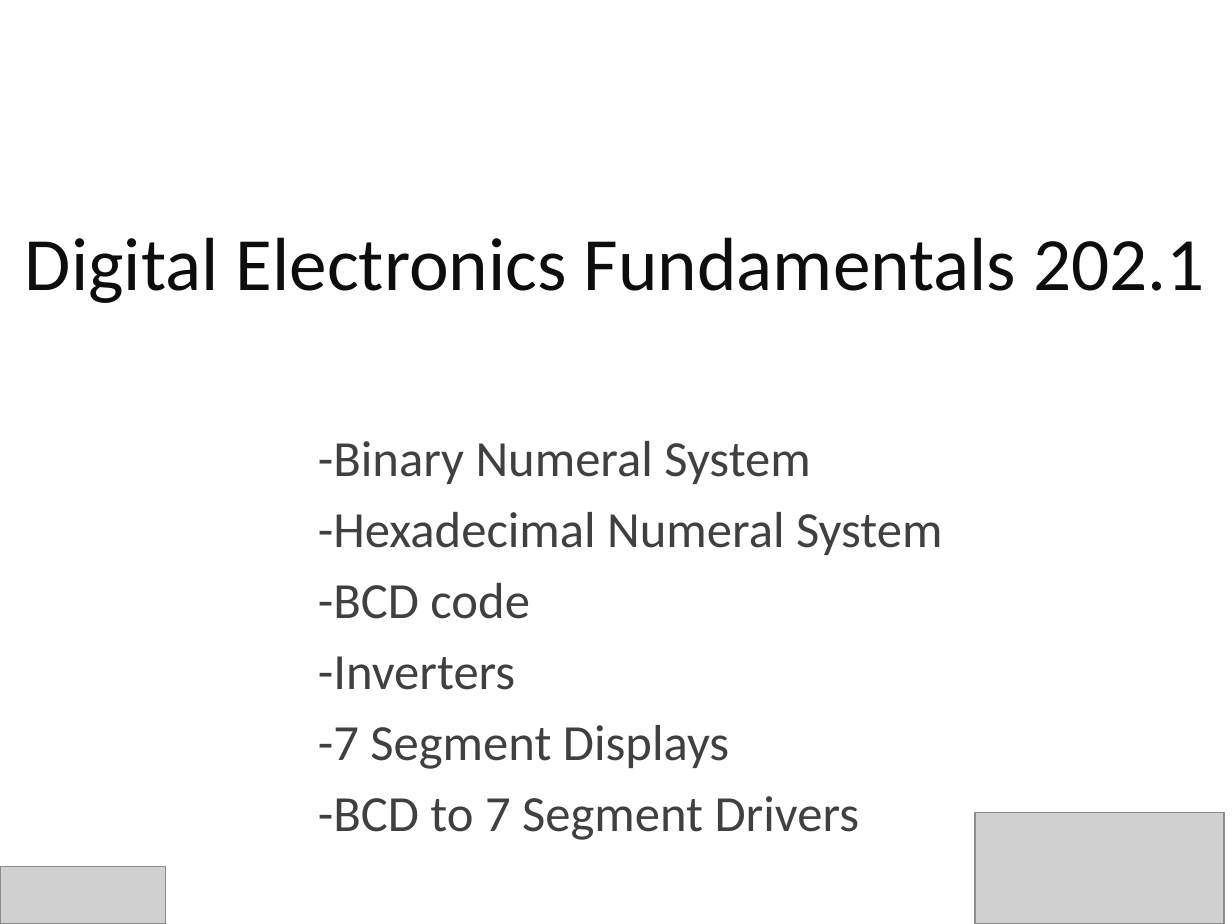
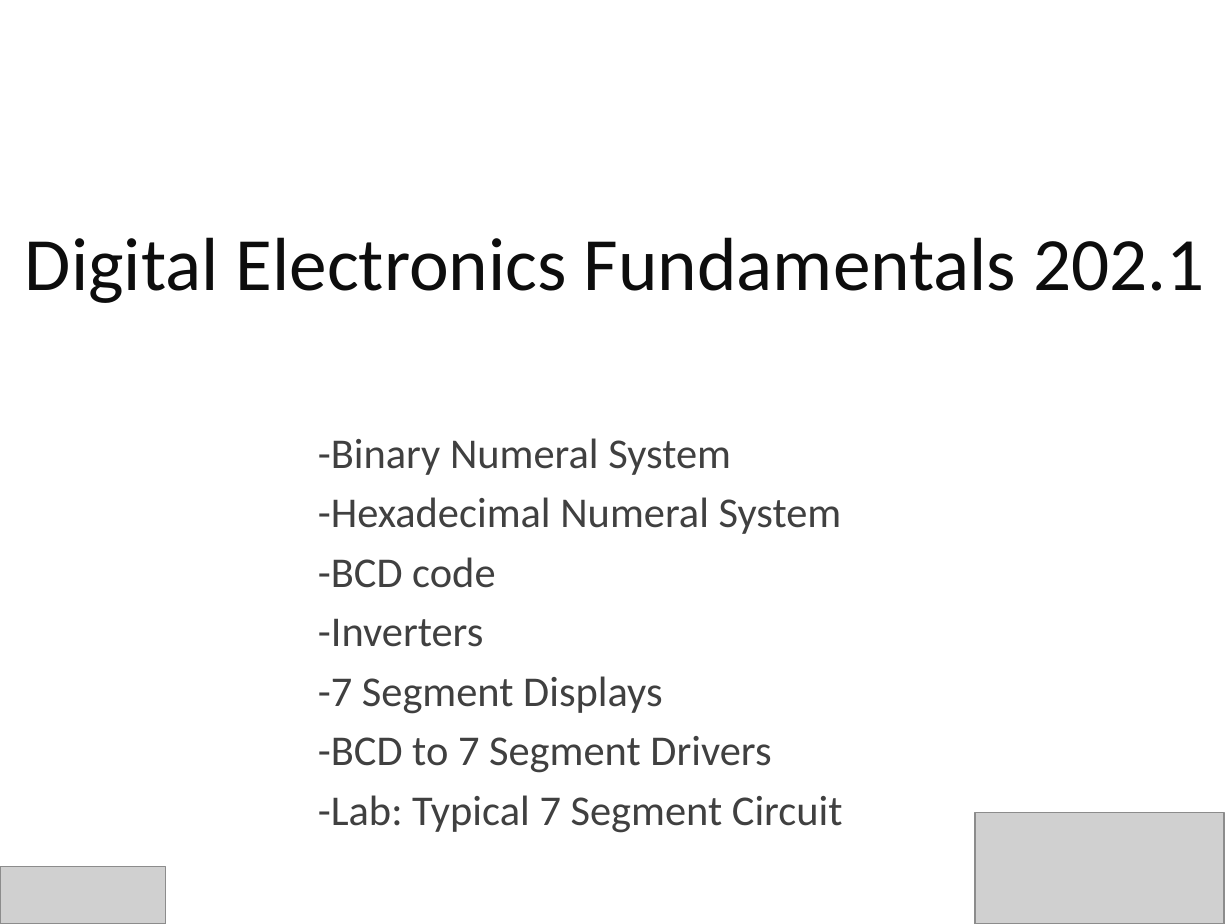
Before and after one commit to HubCityLabs/electronics-workshops-lectures, a slide deck: slide 1 of 200 - Digital Electronics Fundamentals/202.1/Digital Electronics Fundamentals 202.1.pptx. Drawn at 1232x924 pixels with LibreOffice and Linux fonts; fonts in the diff are those of the drawing; grey boxes stand for pictures. Boxes give left, top, right and bottom in pixels: in the first picture for what was removed or moved away, otherwise in the second. Text is boxed around its words. In the diff, an @@ line names an element or a change of style, - is before the commit and + after.

```diff
--- a/200 - Digital Electronics Fundamentals/202.1/Digital Electronics Fundamentals 202.1.pptx
+++ b/200 - Digital Electronics Fundamentals/202.1/Digital Electronics Fundamentals 202.1.pptx
@@ subtitle at (318,438,842,773): size 29.6 to 24.8 pt in "-Binary Numeral System", "-Hexadecimal Numeral System", "-BCD code", "-Inverters" and 2 more places @@
@@ subtitle at (318,795,843,833): paragraph added @@
+-Lab: Typical 7 Segment Circuit
```
Also in this commit, not shown: 1 slide added, 5 other files.
